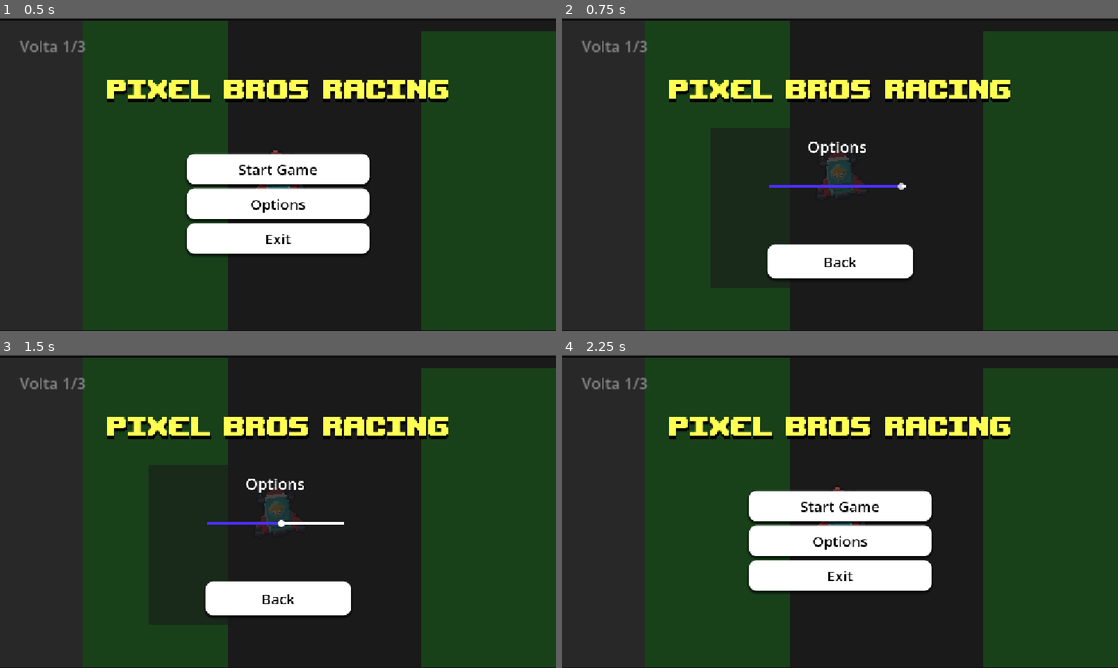
Above: before the commit, frames 1-4 (two rows, left to right).
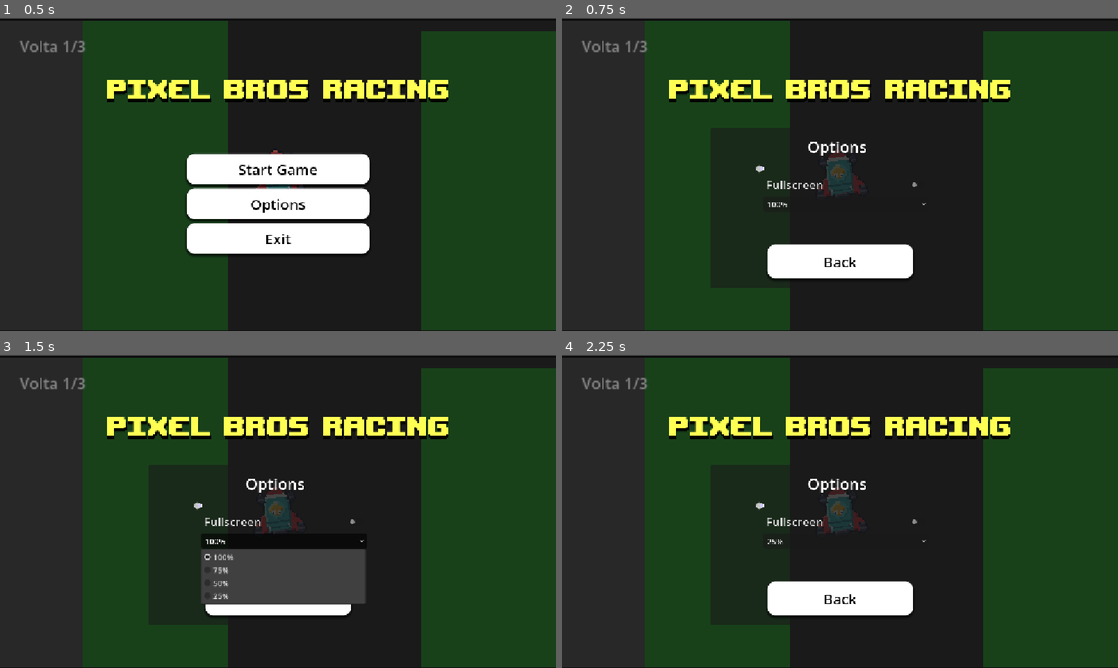
Above: after the commit, the same moments.

Repository: Blue-Raccoon-Interactive/Pixel-Bros-Racing
Game: Godot game, scene res://scenes/main/main_menu.tscn
The game is run twice, just before and just after one commit, with the same random seed, the same clock (stepped at 60 frames per second) and the same inputs.
Inputs (mouse positions are in pixels of both pictures, inside the frame that each line leads up to):
- Up to frame 1 (0.5 s): no input
- Up to frame 2 (0.75 s): click "Options" at 0.5 s
- Up to frame 3 (1.5 s): click (283, 539) at 1.25 s, where only the run after the commit has a clickable "100%"
- Up to frame 4 (2.25 s): click "Back" at 2 s

Frame 1 is identical in both runs. In frame 2, 0.4% of the frame differs, in the area x 34-66%, y 46-61%; in frame 3, 5.7%; in frame 4, 11%, in the area x 33-67%, y 39-85%.

Commit message:
feat/Update Settings

Diff:
--- a/project.godot
+++ b/project.godot
@@ -26,6 +26,7 @@
 [display]
 
 window/stretch/mode="canvas_items"
+window/stretch/aspect="expand"
 
 [dotnet]
 
--- /dev/null
+++ b/scenes/main/full_screen_control.gd
@@ -0,0 +1,18 @@
+extends CheckButton
+
+
+# Called when the node enters the scene tree for the first time.
+func _ready() -> void:
+	pass # Replace with function body.
+
+
+# Called every frame. 'delta' is the elapsed time since the previous frame.
+func _process(delta: float) -> void:
+	pass
+
+
+func _on_toggled(toggled_on: bool) -> void:
+	if toggled_on == true:
+		DisplayServer.window_set_mode(DisplayServer.WINDOW_MODE_FULLSCREEN)
+	else:
+		DisplayServer.window_set_mode(DisplayServer.WINDOW_MODE_WINDOWED)
--- a/scenes/main/main_menu.tscn
+++ b/scenes/main/main_menu.tscn
@@ -5,6 +5,8 @@
 [ext_resource type="FontFile" uid="uid://c81w0mhdyyg8m" path="res://assets/background/upheavtt.ttf" id="3_hiibk"]
 [ext_resource type="Script" uid="uid://ikcmjerxhtgs" path="res://scenes/main/sound_controller.gd" id="4_hiibk"]
 [ext_resource type="AudioStream" uid="uid://bnilhpip3t0ef" path="res://assets/music/AudioLibrary_youtubeStudio.mp3" id="4_w6ykx"]
+[ext_resource type="Script" uid="uid://o55vggxoe2gl" path="res://scenes/main/full_screen_control.gd" id="5_swlpu"]
+[ext_resource type="Script" uid="uid://babulurphihh5" path="res://scenes/main/scale_control.gd" id="6_nm0l4"]
 
 [sub_resource type="StyleBoxTexture" id="StyleBoxTexture_f4dqq"]
 texture = ExtResource("2_w6ykx")
@@ -231,12 +233,26 @@
 theme_override_styles/focus = SubResource("StyleBoxEmpty_jix8l")
 text = "Back"
 
-[node name="HSlider" type="HSlider" parent="Options" unique_id=2086362840]
-layout_mode = 0
-offset_left = 120.5
-offset_top = 70.0
-offset_right = 403.0
-offset_bottom = 173.0
+[node name="VBoxContainer" type="VBoxContainer" parent="Options" unique_id=129474501]
+layout_mode = 1
+anchors_preset = 8
+anchor_left = 0.5
+anchor_top = 0.5
+anchor_right = 0.5
+anchor_bottom = 0.5
+offset_left = -160.0
+offset_top = -89.5
+offset_right = 183.0
+offset_bottom = 52.5
+grow_horizontal = 2
+grow_vertical = 2
+
+[node name="BoxContainer" type="BoxContainer" parent="Options/VBoxContainer" unique_id=757368892]
+layout_mode = 2
+
+[node name="MusicControl" type="HSlider" parent="Options/VBoxContainer/BoxContainer" unique_id=2086362840]
+layout_mode = 2
+size_flags_vertical = 4
 theme_override_styles/slider = SubResource("StyleBoxLine_croyj")
 theme_override_styles/grabber_area = SubResource("StyleBoxLine_x0i38")
 theme_override_styles/grabber_area_highlight = SubResource("StyleBoxLine_3wrye")
@@ -246,13 +262,36 @@
 script = ExtResource("4_hiibk")
 audio_bus_name = "Music"
 
+[node name="FullScreenControl" type="CheckButton" parent="Options/VBoxContainer" unique_id=595659506]
+layout_mode = 2
+size_flags_vertical = 4
+theme_override_font_sizes/font_size = 24
+text = "Fullscreen"
+script = ExtResource("5_swlpu")
+
+[node name="ScaleControl" type="OptionButton" parent="Options/VBoxContainer" unique_id=2036200279]
+layout_mode = 2
+size_flags_vertical = 4
+selected = 0
+item_count = 4
+popup/item_0/text = "100%"
+popup/item_0/id = 0
+popup/item_1/text = "75%"
+popup/item_1/id = 1
+popup/item_2/text = "50%"
+popup/item_2/id = 2
+popup/item_3/text = "25%"
+popup/item_3/id = 3
+script = ExtResource("6_nm0l4")
+
 [node name="AudioStreamPlayer2D" type="AudioStreamPlayer2D" parent="." unique_id=1270417609]
 stream = ExtResource("4_w6ykx")
 autoplay = true
-bus = &"Music"
 
 [connection signal="pressed" from="MainButtons/StartButton" to="." method="_on_start_pressed"]
 [connection signal="pressed" from="MainButtons/Options" to="." method="_on_options_pressed"]
 [connection signal="pressed" from="MainButtons/Exit" to="." method="_on_exit_pressed"]
 [connection signal="pressed" from="Options/Exit" to="." method="_on_backoptions_pressed"]
-[connection signal="value_changed" from="Options/HSlider" to="Options/HSlider" method="_on_value_changed"]
+[connection signal="value_changed" from="Options/VBoxContainer/BoxContainer/MusicControl" to="Options/VBoxContainer/BoxContainer/MusicControl" method="_on_value_changed"]
+[connection signal="toggled" from="Options/VBoxContainer/FullScreenControl" to="Options/VBoxContainer/FullScreenControl" method="_on_toggled"]
+[connection signal="item_selected" from="Options/VBoxContainer/ScaleControl" to="Options/VBoxContainer/ScaleControl" method="_on_item_selected"]
--- /dev/null
+++ b/scenes/main/scale_control.gd
@@ -0,0 +1,9 @@
+extends OptionButton
+
+
+
+func _on_item_selected(index: int) -> void:
+	var options = [1, 0.75, 0.50, 0.25]
+	var value = options[index]
+	print (value)
+	get_tree().root.scaling_3d_scale = value
Not shown, added: scenes/main/full_screen_control.gd.uid
Not shown, added: scenes/main/scale_control.gd.uid
